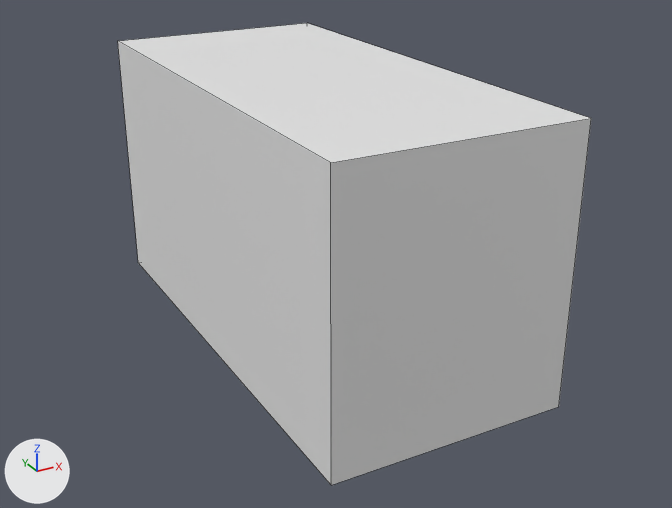
An edit to the FBX model Assets/LD33/Models/Props/Brick.fbx, drawn before and after from the same camera.
Camera for both pictures: a camera (50 mm lens) standing at (-0.0465, -0.0892, 0.0381) and looking at (0.0001, -0.0044, -0.0044). The axes (+X, +Y, +Z) are drawn at lower left. The lights are the same throughout. Mesh edges are drawn as thin lines. Where no turn or scale is listed for an object, it has been applied to the vertices.

The older version as bpy lines, for what is in view:
```python
me_cube_002 = bpy.data.meshes.new('Cube.002')
me_cube_002.from_pydata(...)  # a box spanning x -0.0135..0.0135, y -0.0282..0.0282, z -0.0154..0.0154
ob_cube = bpy.data.objects.new('Cube', me_cube_002)
ob_cube.location = (0.0, 0.0, 0.0)
```
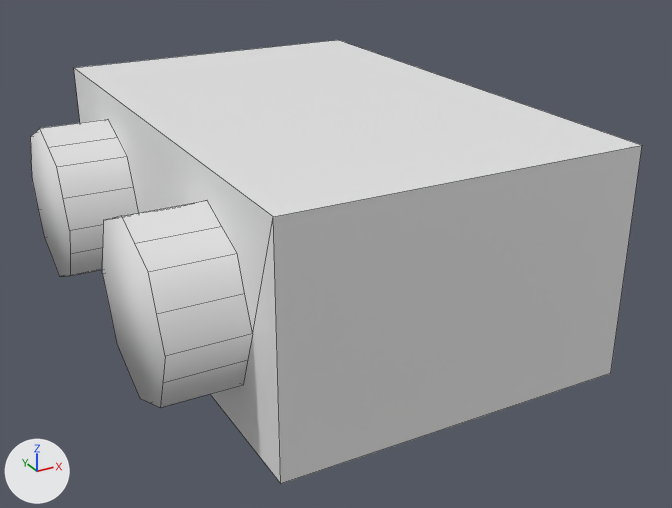
Edits to the bpy script that builds the scene:
```text
Change me_cube_002:
    used by ob_cube; location = (0.0, 0.0, 0.0)
    remove me_cube_002.from_pydata(...)  # 8 vertices, 6 faces; spans x -0.0135..0.0135, y -0.0282..0.0282, z -0.0154..0.0154
    add me_cube_002.from_pydata(...)  # 72 vertices, 41 faces; spans x -0.0078..0.0381, y -0.033..0.0258, z -0.0159..0.0088
    me_cube_002 part 1: the whole mesh is rebuilt
    me_cube_002 part 2: the surface is now shaded smooth
Change ob_cube:
    ob_cube.location: (0.0, 0.0, 0.0) -> (-0.019, 0.0036, 0.0036)
```

Location of each change, (x1, y1, x2, y2) in pixels of the pictures (672 x 508 px):
'Cube', reshaped, moved (29% wider): before (118, 23, 591, 485); after (30, 40, 642, 484)
part 1 of me_cube_002, built on: before (118, 23, 591, 485); after (30, 40, 642, 484)
